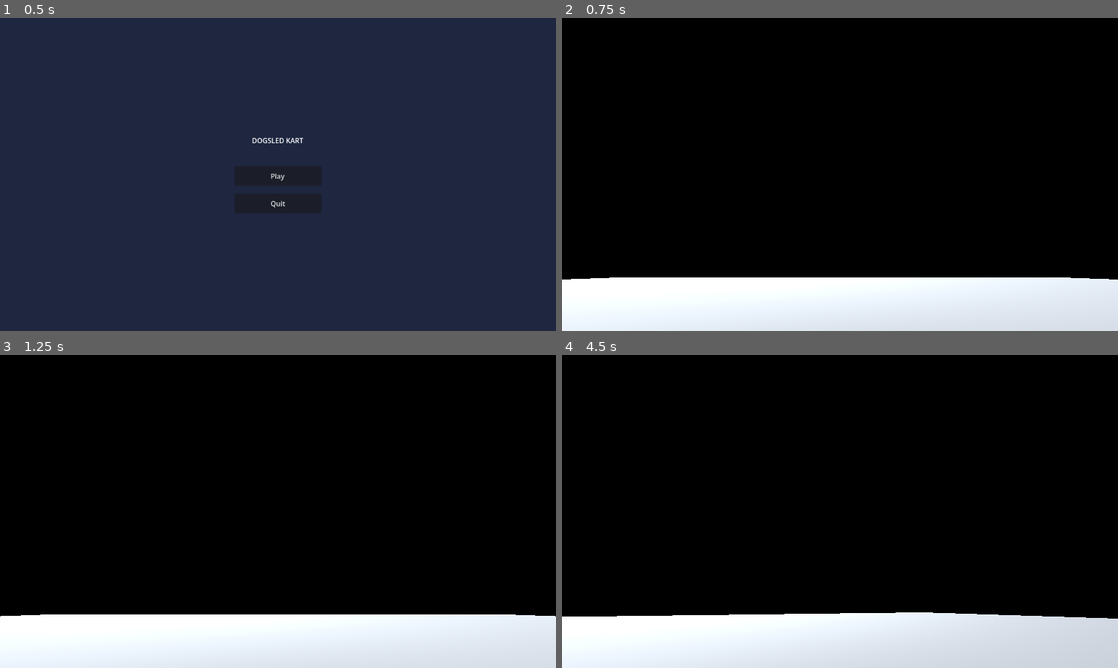
Above: before the commit, frames 1-4 (two rows, left to right).
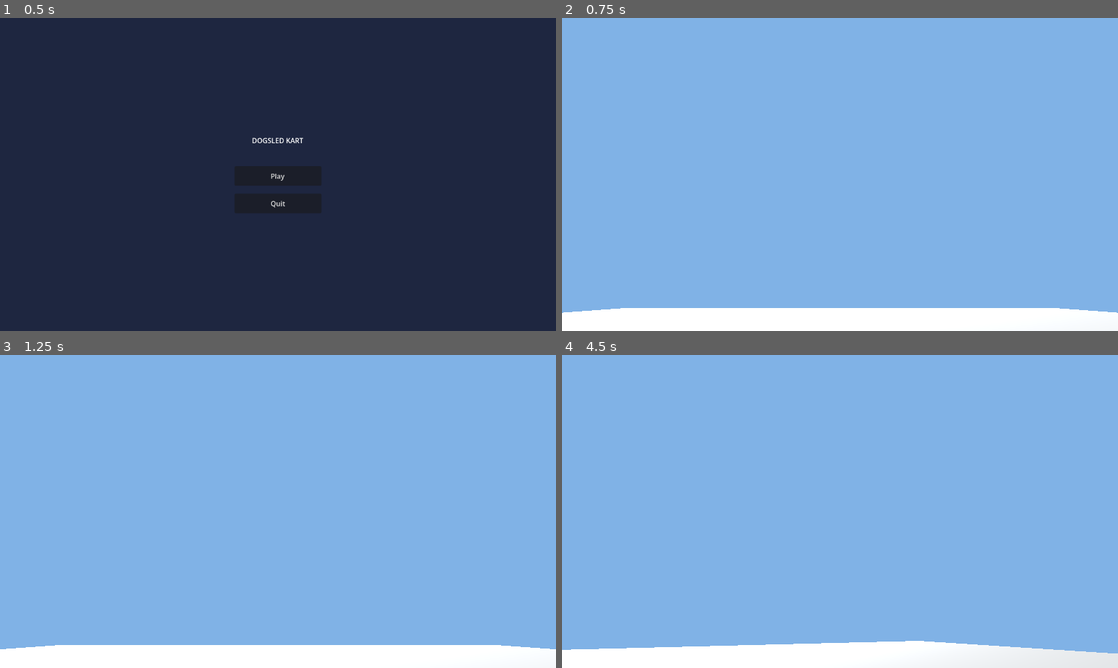
Above: after the commit, the same moments.

Repository: adkf37/Video_Game_Test2
Game: Godot game, scene res://scenes/ui/MainMenu.tscn
Two runs of this game, one before a commit and one after it. Both use one fixed random seed, a clock stepped at 60 frames per second and the inputs below.
Inputs:
- Up to frame 1 (0.5 s): no input
- Up to frame 2 (0.75 s): click "Play" at 0.5 s
- Up to frame 3 (1.25 s): no input
- Up to frame 4 (4.5 s): tap Enter at 1.25, 2.75 s; hold D (turn_right) 1.28-2.03 s; tap Space at 2 s; hold S (move_back) 2.03-2.78 s; hold D (turn_right) 2.78-3.53 s; hold W (move_forward) 3.53-4.28 s; hold A (turn_left) from 4.28 s (still down)

Frame 1 is identical in both runs. In frame 2, 97% of the frame differs, in the area x 0-100%, y 0-100%; in frame 3, 97%; in frame 4, 98%.

Commit message:
phase 01

Diff:
--- a/godot/scenes/main/Main.tscn
+++ b/godot/scenes/main/Main.tscn
@@ -5,11 +5,12 @@
 [sub_resource type="Sky" id="sky"]
 
 [sub_resource type="Environment" id="environment"]
-background_mode = 2
+background_mode = 1
+background_color = Color(0.5, 0.7, 0.9, 1)
 sky = SubResource("sky")
-ambient_light_source = 1
-ambient_light_color = Color(0.8, 0.85, 0.9, 1)
-ambient_light_energy = 0.5
+ambient_light_source = 3
+ambient_light_color = Color(0.9, 0.95, 1, 1)
+ambient_light_energy = 1.0
 
 [sub_resource type="StandardMaterial3D" id="sub_ground_mat"]
 albedo_color = Color(0.9, 0.93, 0.97, 1)
@@ -27,8 +28,9 @@
 environment = SubResource("environment")
 
 [node name="DirectionalLight3D" type="DirectionalLight3D" parent="."]
-transform = Transform3D(0.866, -0.25, 0.433, 0, 0.866, 0.5, -0.5, -0.433, 0.75, 0, 10, 0)
-light_energy = 1.2
+transform = Transform3D(0.866, -0.25, 0.433, 0, 0.866, 0.5, -0.5, -0.433, 0.75, 0, 20, 0)
+light_color = Color(1, 0.98, 0.95, 1)
+light_energy = 1.5
 shadow_enabled = true
 
 [node name="Ground" type="StaticBody3D" parent="."]
--- a/godot/scenes/vehicles/Sled.tscn
+++ b/godot/scenes/vehicles/Sled.tscn
@@ -3,10 +3,12 @@
 [ext_resource type="Script" path="res://scripts/vehicle/SledController.gd" id="1"]
 
 [sub_resource type="StandardMaterial3D" id="sub_sled_mat"]
-albedo_color = Color(0.55, 0.35, 0.2, 1)
+albedo_color = Color(0.8, 0.4, 0.15, 1)
+metallic = 0.2
+roughness = 0.7
 
 [sub_resource type="BoxMesh" id="sub_box"]
-size = Vector3(1, 0.5, 2)
+size = Vector3(1.5, 0.6, 2.5)
 material = SubResource("sub_sled_mat")
 
 [sub_resource type="BoxShape3D" id="sub_shape"]
@@ -22,6 +24,6 @@
 shape = SubResource("sub_shape")
 
 [node name="Camera3D" type="Camera3D" parent="."]
-transform = Transform3D(1, 0, 0, 0, 0.921, -0.391, 0, 0.391, 0.921, 0, 3, 7)
+transform = Transform3D(1, 0, 0, 0, 0.866, -0.5, 0, 0.5, 0.866, 0, 6, 12)
 current = true
-fov = 70.0
+fov = 75.0
